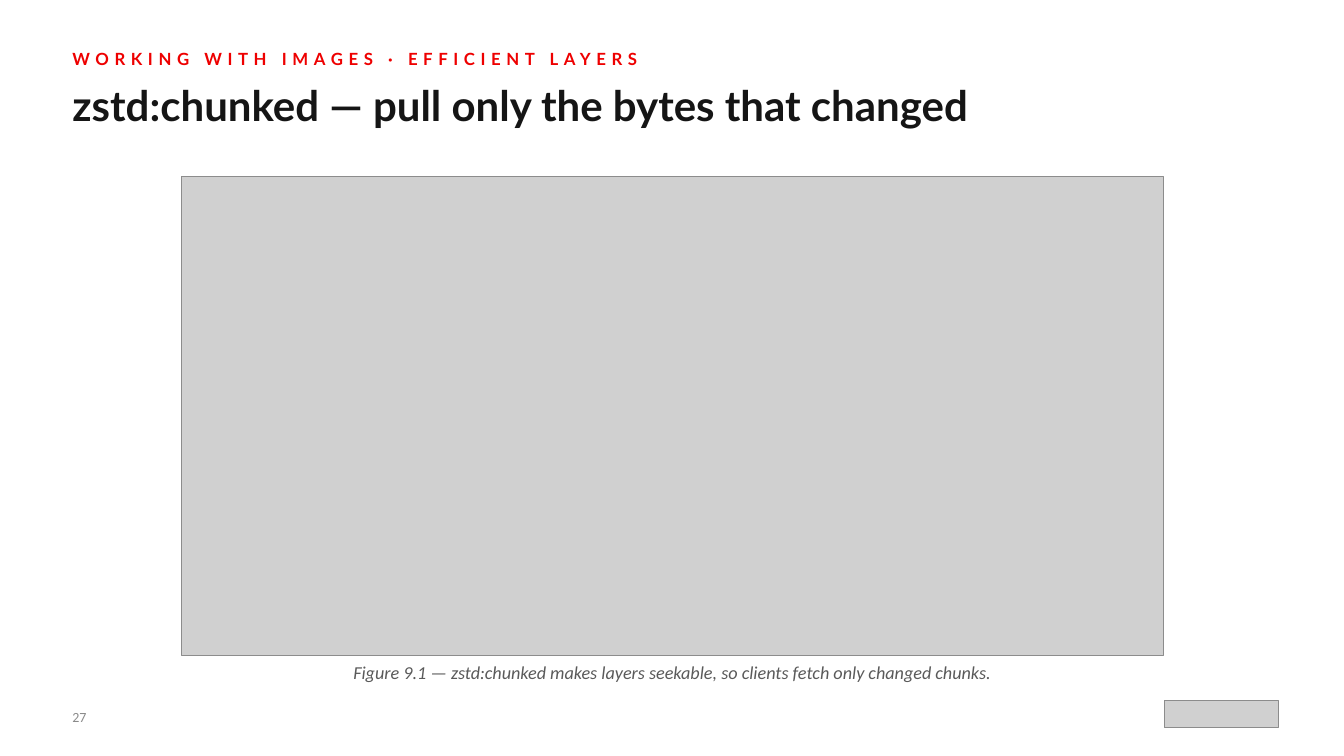
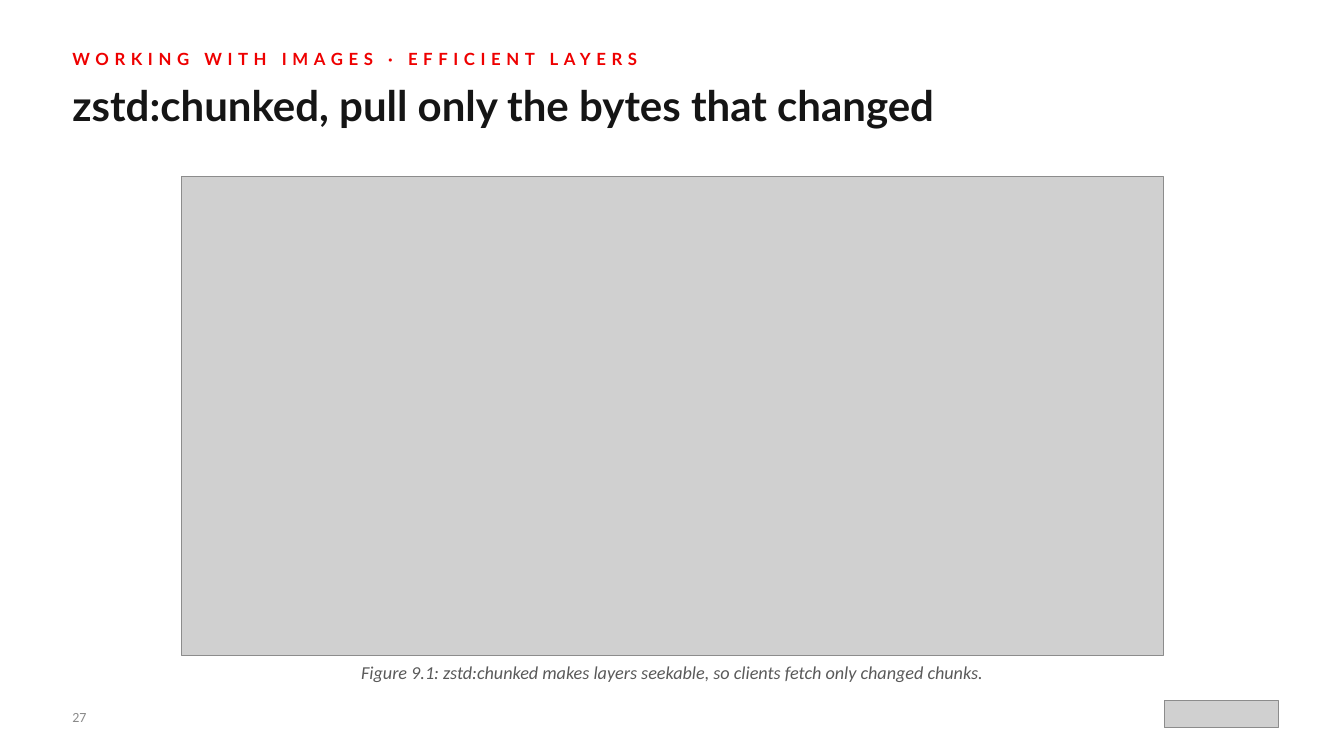
Before and after one commit to patterncatalyst/hummingbird-tutorial, a slide deck: slide 27 of presentations/hummingbird-overview.pptx. Drawn at 1344x756 pixels with LibreOffice and Linux fonts; fonts in the diff are those of the drawing; grey boxes stand for pictures. Boxes give left, top, right and bottom in pixels: in the first picture for what was removed or moved away, otherwise in the second. Text is boxed around its words. In the diff, an @@ line names an element or a change of style, - is before the commit and + after.

```diff
--- a/presentations/hummingbird-overview.pptx
+++ b/presentations/hummingbird-overview.pptx
@@ text at (72,89,934,129): text changed @@
-zstd:chunked — pull only the bytes that changed
+zstd:chunked, pull only the bytes that changed
@@ text at (361,666,983,682): text changed @@
-Figure 9.1 — zstd:chunked makes layers seekable, so clients fetch only changed chunks.
+Figure 9.1: zstd:chunked makes layers seekable, so clients fetch only changed chunks.
```
Also in this commit, not shown: 32 other slides changed, 4 other files.
